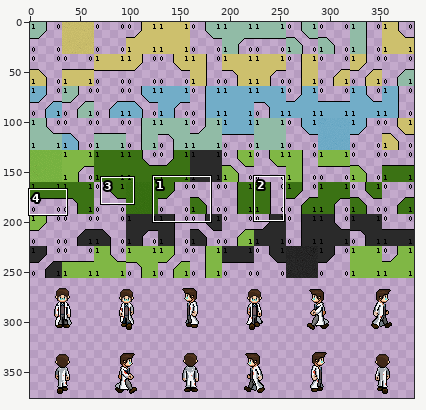
Sprite sheet -- viewer/images/textures/everything.png. Above, an overview of the earlier version with the close-up marked.
Close-up. Before the edit:
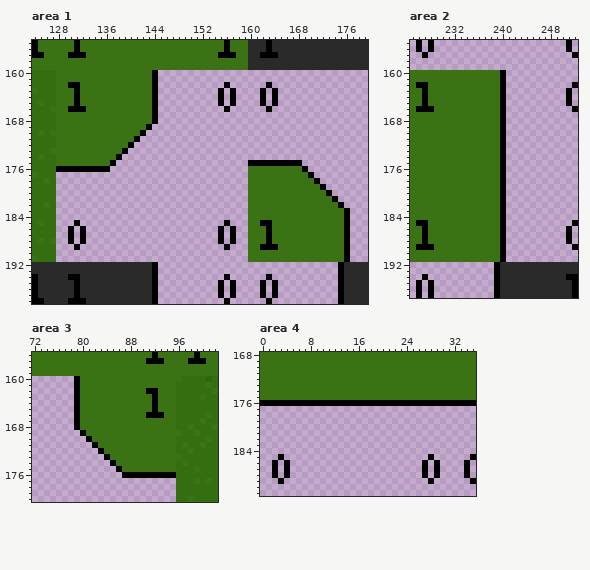
The file is 384x384 pixels. Colours within 5 levels of each other are drawn and written as one. Shown: area 1: x 124..179, y 155..198; area 2: x 225..252, y 155..197; area 3: x 72..102, y 156..180; area 4: x 0..35, y 168..191. The wide view leaves out empty margins. The commit also changed other parts of the picture, which this record leaves out.
After:
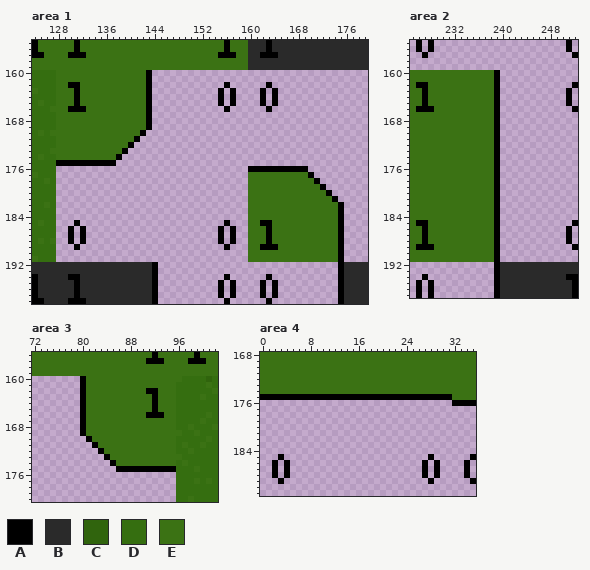
Palette (. is transparent): A #000000  B #2a2a2a  C #30640d  D #356e10  E #3b7214
Changes in this commit:
--- area 1
@@ x 141..146 @@
 159 EEEEEE
-160 EEEA..
-161 EEEA..
-162 EEEA..
-163 EEEA..
-164 EEEA..
-165 EEEA..
-166 EEEA..
-167 EEEA..
-168 EEEA..
+160 EEA...
+161 EEA...
+162 EEA...
+163 EEA...
+164 EEA...
+165 EEA...
+166 EEA...
+167 EEA...
+168 EEA...
 169 EEA...
@@ x 124..179 @@
 174 DEDDEEEEEEEEEEA.........................................
-175 DDDDEEEEEEEEEA......................AAAAAAAAA...........
-176 DDDDAAAAAAAAA.......................EEEEEEEEEA..........
+175 DDDDAAAAAAAAAA..........................................
+176 DDDD................................AAAAAAAAAA..........
 177 EDDD................................EEEEEEEEEEA.........
@@ x 173..178 @@
 182 EEA...
-183 EEEA..
-184 EEEA..
-185 EEEA..
-186 EEEA..
-187 EEEA..
-188 EEEA..
-189 EEEA..
-190 EEEA..
-191 EEEA..
+183 EEA...
+184 EEA...
+185 EEA...
+186 EEA...
+187 EEA...
+188 EEA...
+189 EEA...
+190 EEA...
+191 EEA...
 192 ..ABBB
--- area 2
@@ x 237..242 @@
 159 ......
-160 EEEA..
-161 EEEA..
-162 EEEA..
-163 EEEA..
-164 EEEA..
-165 EEEA..
-166 EEEA..
-167 EEEA..
-168 EEEA..
-169 EEEA..
-170 EEEA..
-171 EEEA..
-172 EEEA..
-173 EEEA..
-174 EEEA..
-175 EEEA..
-176 EEEA..
-177 EEEA..
-178 EEEA..
-179 EEEA..
-180 EEEA..
-181 EEEA..
-182 EEEA..
-183 EEEA..
-184 EEEA..
-185 EEEA..
-186 EEEA..
-187 EEEA..
-188 EEEA..
-189 EEEA..
-190 EEEA..
-191 EEEA..
+160 EEA...
+161 EEA...
+162 EEA...
+163 EEA...
+164 EEA...
+165 EEA...
+166 EEA...
+167 EEA...
+168 EEA...
+169 EEA...
+170 EEA...
+171 EEA...
+172 EEA...
+173 EEA...
+174 EEA...
+175 EEA...
+176 EEA...
+177 EEA...
+178 EEA...
+179 EEA...
+180 EEA...
+181 EEA...
+182 EEA...
+183 EEA...
+184 EEA...
+185 EEA...
+186 EEA...
+187 EEA...
+188 EEA...
+189 EEA...
+190 EEA...
+191 EEA...
 192 ..ABBB
--- area 3
@@ x 77..82 @@
 159 EEEEEE
-160 ..AEEE
-161 ..AEEE
-162 ..AEEE
-163 ..AEEE
-164 ..AEEE
-165 ..AEEE
-166 ..AEEE
-167 ..AEEE
-168 ..AEEE
+160 ...AEE
+161 ...AEE
+162 ...AEE
+163 ...AEE
+164 ...AEE
+165 ...AEE
+166 ...AEE
+167 ...AEE
+168 ...AEE
 169 ...AEE
@@ x 85..97 @@
 174 AEEEEEEEEEEDE
-175 .AEEEEEEEEEDD
-176 ..AAAAAAAAADD
+175 .AAAAAAAAAADD
+176 ...........DD
 177 ...........DD
--- area 4
@@ x 0..35 @@
 174 EEEEEEEEEEEEEEEEEEEEEEEEEEEEEEEEEEEE
-175 EEEEEEEEEEEEEEEEEEEEEEEEEEEEEEEEEEEE
-176 AAAAAAAAAAAAAAAAAAAAAAAAAAAAAAAAAAAA
+175 AAAAAAAAAAAAAAAAAAAAAAAAAAAAAAAAEEEE
+176 ................................AAAA
 177 ....................................
Changed places in both close-ups, as pixel boxes (x1, y1, x2, y2):
changed: (146, 70, 158, 124)
changed: (56, 160, 110, 172)
changed: (248, 160, 302, 172)
changed: (338, 208, 350, 262)
changed: (494, 70, 506, 262)
changed: (74, 376, 86, 430)
changed: (122, 466, 176, 478)
changed: (260, 394, 452, 406)
